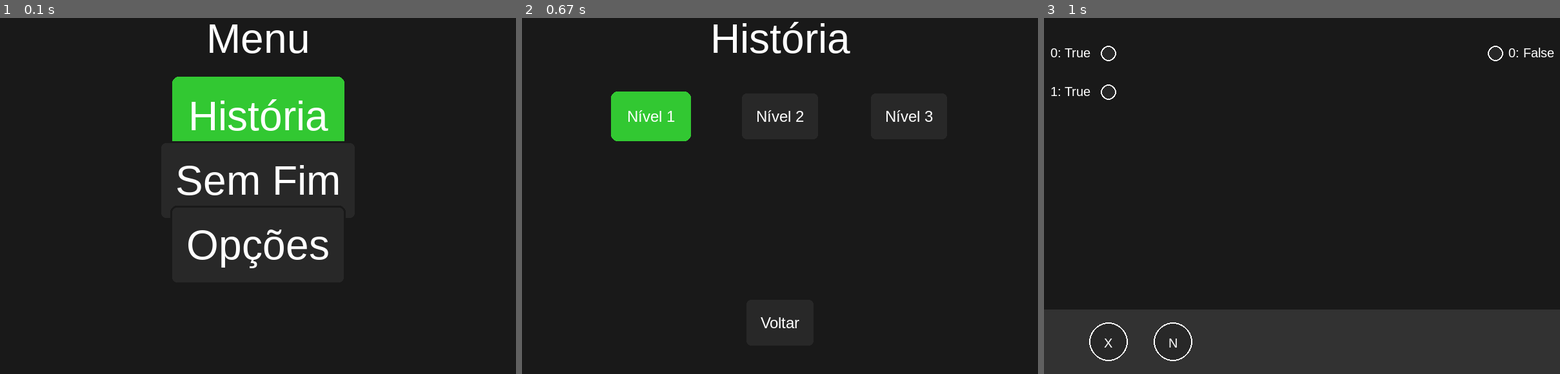
Above: before the commit, frames 1-3 (left to right).
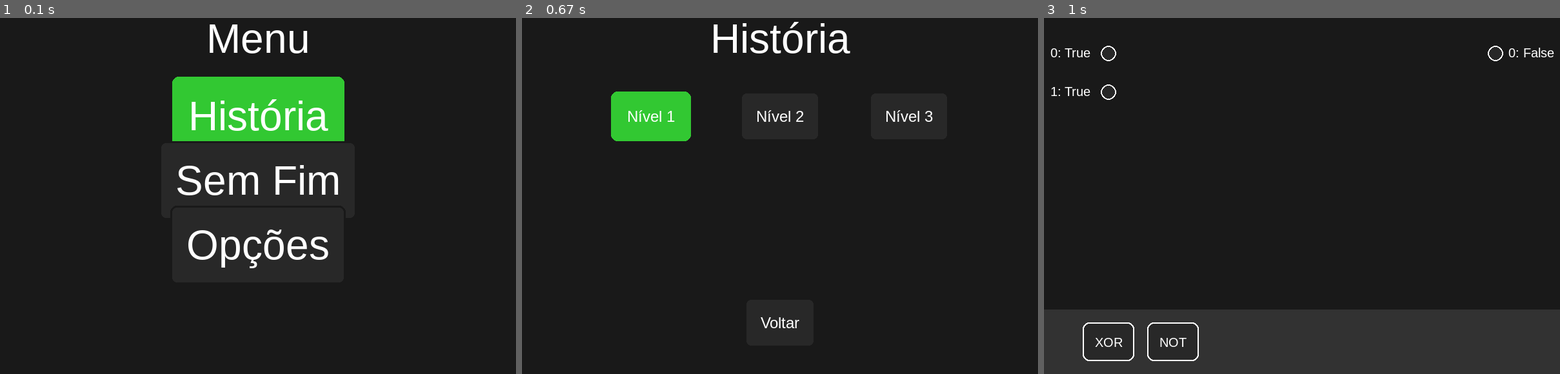
Above: after the commit, the same moments.

Repository: lucaszferreira1/Pygame_LogicGatesGame
Game: pygame game, started from main.py
The game is run twice, just before and just after one commit, with the same random seed, the same clock (stepped at 60 frames per second) and the same inputs.
Inputs (mouse positions are in pixels of both pictures, inside the frame that each line leads up to):
- Up to frame 1 (0.1 s): no input
- Up to frame 2 (0.67 s): tap Enter at 0.33 s
- Up to frame 3 (1 s): press the mouse at (1431, 117) at 0.7 s; move the mouse to (1281, 78) at 0.8 s; release the mouse at (1131, 42) at 0.93 s

Frames 1-2 are identical in both runs. In frame 3, 0.5% of the frame differs, in the area x 7-30%, y 85-97%.

Commit message:
Change to gate in pallete

Diff:
--- a/main.py
+++ b/main.py
@@ -49,9 +49,11 @@
         screen.fill(dark_bg)
         pygame.draw.rect(screen, panel_bg, (0, HEIGHT - 100, WIDTH, 100))
         for gt, pos in palette:
-            pygame.draw.circle(screen, button_bg, pos, 30)
-            pygame.draw.circle(screen, white, pos, 30, 2)
-            draw_text(screen, gt[0], (pos[0] - 7, pos[1] - 10), gate_font)
+            rect_width, rect_height = 80, 60
+            rect = pygame.Rect(pos[0] - rect_width // 2, pos[1] - rect_height // 2, rect_width, rect_height)
+            pygame.draw.rect(screen, button_bg, rect, border_radius=10)
+            pygame.draw.rect(screen, white, rect, 2, border_radius=10)
+            draw_text(screen, gt, (pos[0] - gate_font.size(gt)[0] // 2, pos[1] - gate_font.size(gt)[1] // 2), gate_font)
 
         level.draw(screen, WIDTH, HEIGHT, button_bg, hover_color, gate_font, mouse_pos)
 
@@ -68,7 +70,7 @@
                 # Left Click
                 if e.button == 1 and not dragging and not wiring:
                     for gt, pos in palette:
-                        if (mouse_pos[0] - pos[0])**2 + (mouse_pos[1] - pos[1])**2 < 900:
+                        if abs(mouse_pos[0] - pos[0]) < 40 and abs(mouse_pos[1] - pos[1]) < 30:
                             new_gate = logic_gates[gt].copy()
                             new_gate.position = mouse_pos
                             level.add_gate(new_gate, count_gates)
